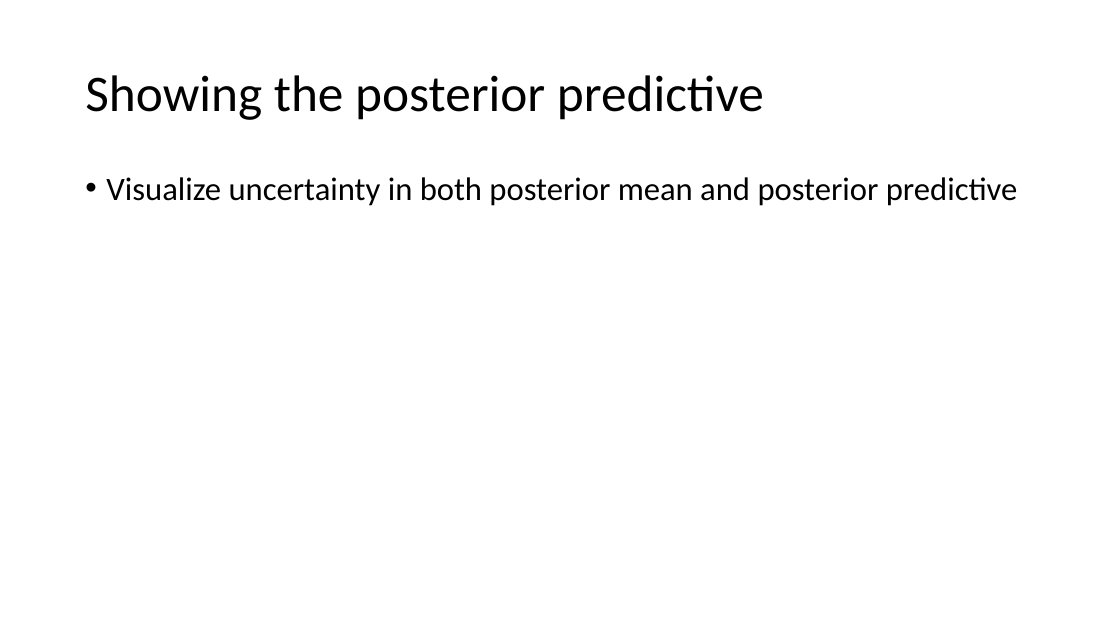
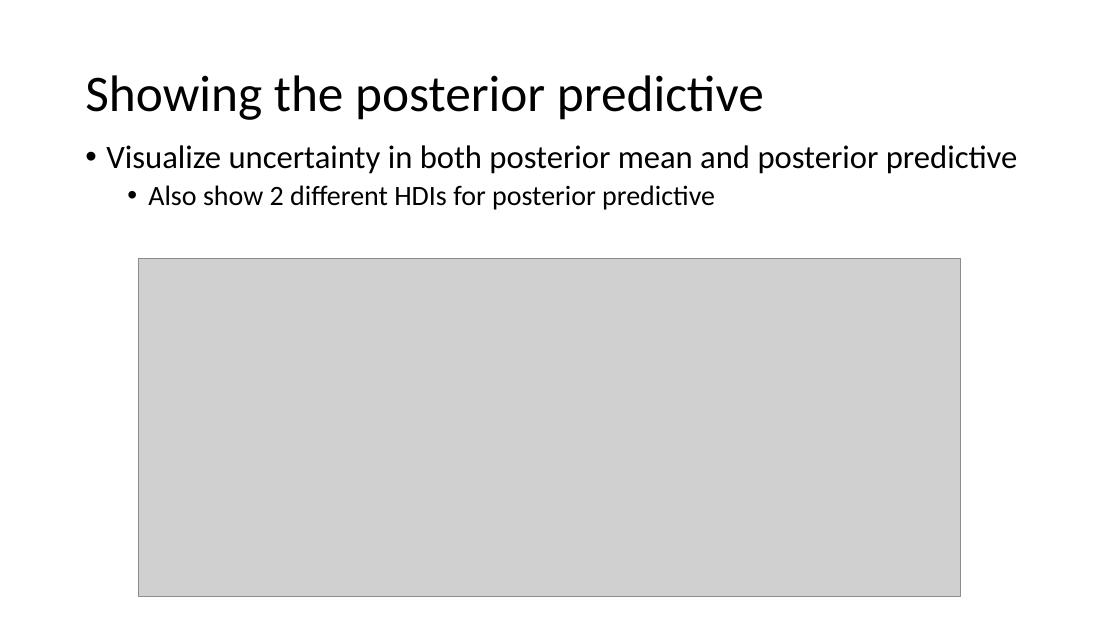
Before and after one commit to opherdonchin/StatisticalComputationAndAnalysis, a slide deck: slide 21 of Lectures/Lecture 6 Linear models.pptx. Drawn at 1120x630 pixels with LibreOffice and Linux fonts; fonts in the diff are those of the drawing; grey boxes stand for pictures. Boxes give left, top, right and bottom in pixels: in the first picture for what was removed or moved away, otherwise in the second. Text is boxed around its words. In the diff, an @@ line names an element or a change of style, - is before the commit and + after.

Commit message:
Posterior predictive

```diff
--- a/Lectures/Lecture 6 Linear models.pptx
+++ b/Lectures/Lecture 6 Linear models.pptx
@@ text "Visualize uncertainty in both posterior ...": place and size @@
-text "Visualize uncertainty in both posterior ..." at [106,177,1018,206]
+text "Visualize uncertainty in both posterior ..." at [106,145,1018,210]
@@ text at [148,185,715,210]: paragraph added @@
+  • Also show 2 different HDIs for posterior predictive
@@ picture added at [139,259,960,597] @@
```
Also in this commit, not shown: 4 other slides changed, 2 slides added, 1 other file.
